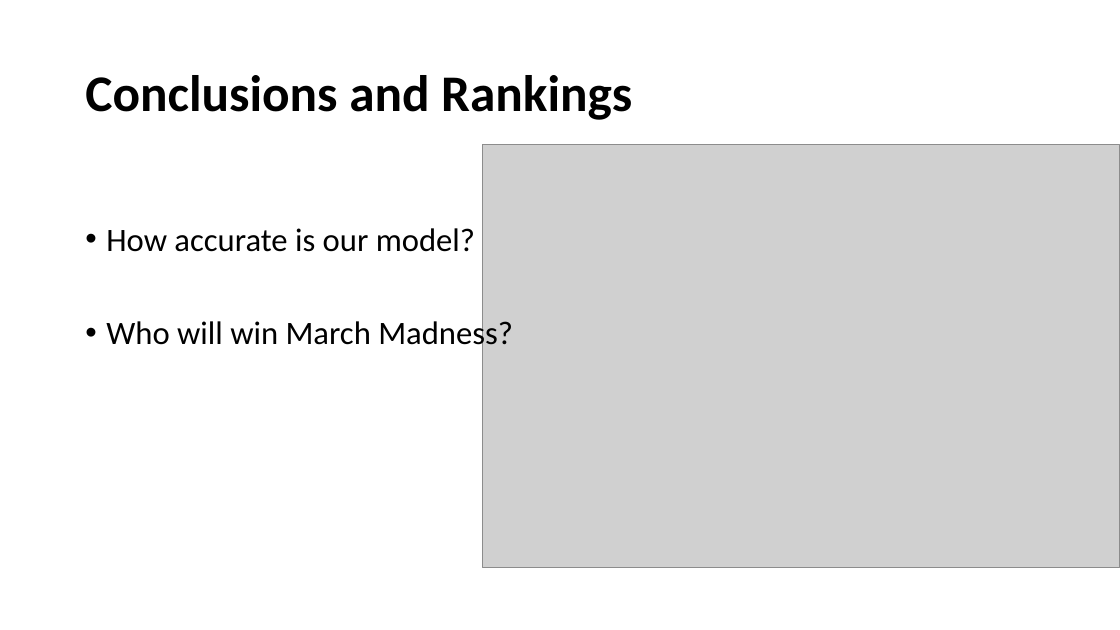
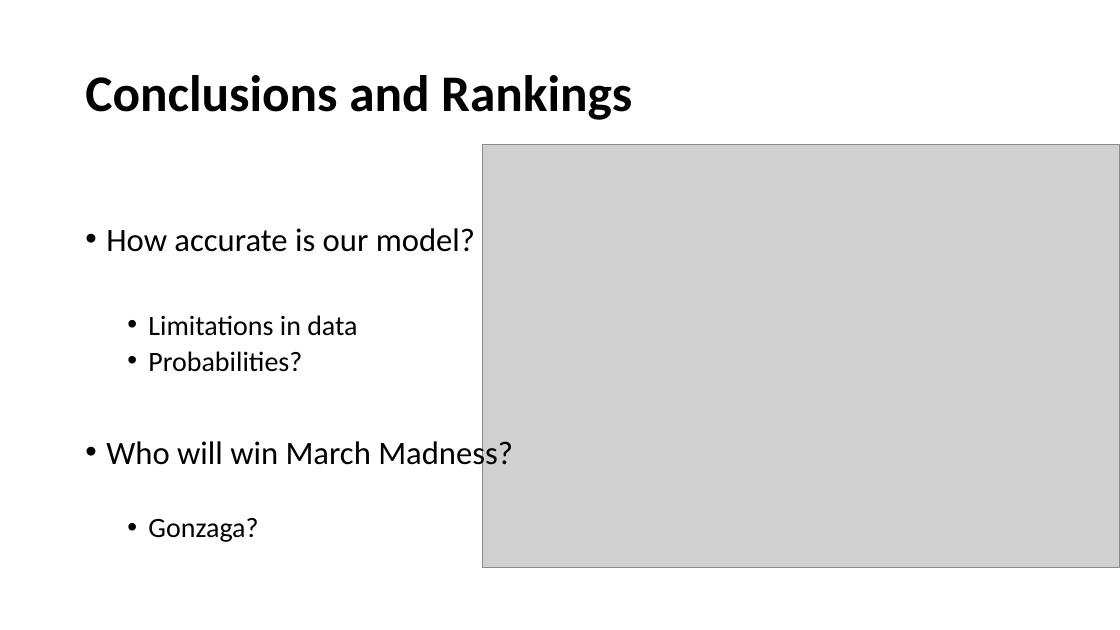
Before and after one commit to afifmazhar/ncaa_rankings, a slide deck: slide 4 of Visual/draft_presentation.pptx. Drawn at 1120x630 pixels with LibreOffice and Linux fonts; fonts in the diff are those of the drawing; grey boxes stand for pictures. Boxes give left, top, right and bottom in pixels: in the first picture for what was removed or moved away, otherwise in the second. Text is boxed around its words. In the diff, an @@ line names an element or a change of style, - is before the commit and + after.

```diff
--- a/Visual/draft_presentation.pptx
+++ b/Visual/draft_presentation.pptx
@@ text at bbox=[148, 315, 357, 372]: paragraphs added @@
+  • Limitations in data
+  • Probabilities?
@@ text at bbox=[148, 518, 258, 542]: paragraph added @@
+  • Gonzaga?
```
Also in this commit, not shown: 1 other slide changed, 1 other file.
